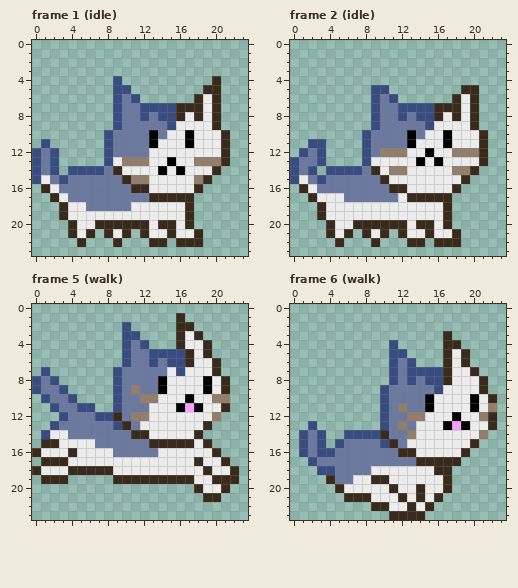
Pixel-art file: sinkdungeon_resource/OtherTexure/nonplayerase/nonplayer101anim000.aseprite. The picture above was drawn from the file before the commit.
24x24 pixels, 13 frames. Shown: frame 1 (idle), frame 2 (idle), frame 5 (walk), frame 6 (walk). The commit also changed other frames, which this record leaves out.
The result:
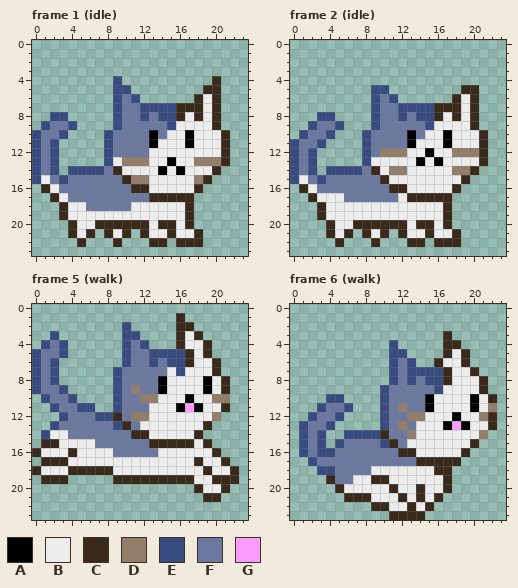
Palette (. is transparent): A #000000  B #ececec  C #392a1c  D #927e6a  E #384c81  F #6b79a0  G #fc9cff
Diff:
Frame 1 (idle), layer "Layer 2":
The author put colour E in row 8 at x 2 to 3; in row 9 at x 1 and 4; in row 10 at x 0 and 3; in row 11 at x 0 and 2.
The author put colour F in row 9 at x 2 to 3; in row 10 at x 1 to 2.
Colour E becomes colour F in row 11 at x 1.
Frame 2 (idle), layer "Layer 2":
The author put colour E in row 8 at x 3 to 4; in row 9 at x 2 and 5; in row 10 at x 1 and 4; in rows 11 to 12 at x 0.
Colour F becomes colour E in rows 12 to 13 at x 2.
The author put colour F in row 9 at x 3 to 4; in row 10 at x 2 to 3; in row 11 at x 1.
Colour E becomes colour F in row 11 at x 2; in row 12 at x 1.
Colour E is removed in rows 12 to 13 at x 3.
Frame 5 (walk), layer "Layer 2":
The author put colour E in row 3 at x 2; in row 4 at x 1 and 3; in row 5 at x 0 and 3; in rows 6 to 7 at x 0 and 2.
The author put colour F in row 4 at x 2; in row 5 at x 1 to 2; in row 6 at x 1.
Colour E becomes colour F in row 7 at x 1.
Frame 6 (walk), layer "Layer 2":
Colour C becomes colour B in row 6 at x 17.
The author put colour C in row 6 at x 16.
The author put colour E in row 10 at x 4 to 5; in row 11 at x 3 and 6; in row 12 at x 2 and 5; in row 13 at x 1 and 4.
The author put colour F in row 11 at x 4 to 5; in row 12 at x 3 to 4; in row 13 at x 3.
Colour E becomes colour F in row 13 at x 2.
Where, in picture pixels (left, top, right, bottom), the same in both pictures:
changed: (32, 112, 77, 148)
changed: (290, 112, 344, 166)
changed: (32, 331, 68, 376)
changed: (434, 358, 452, 367)
changed: (299, 394, 353, 430)
